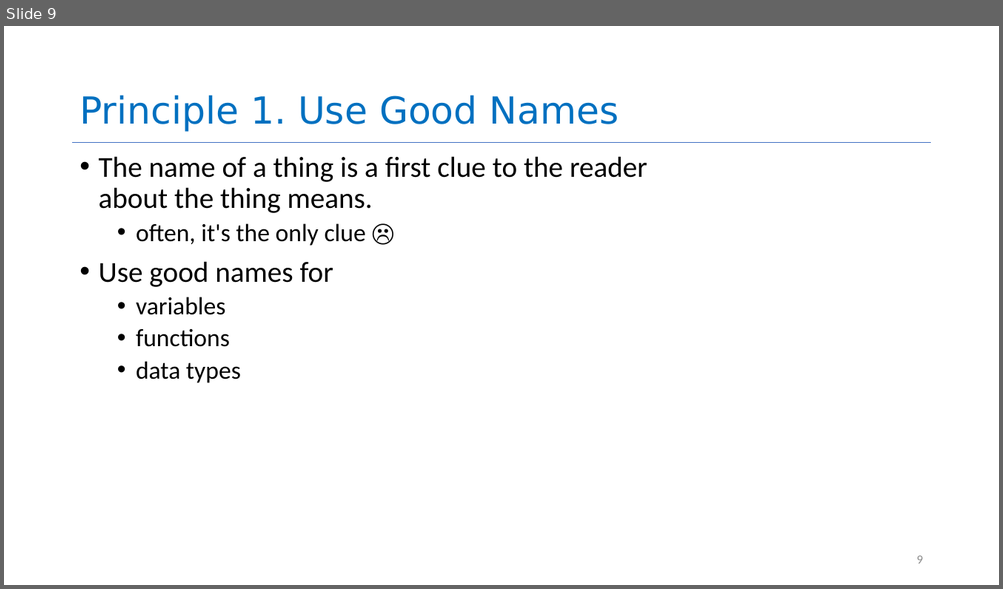
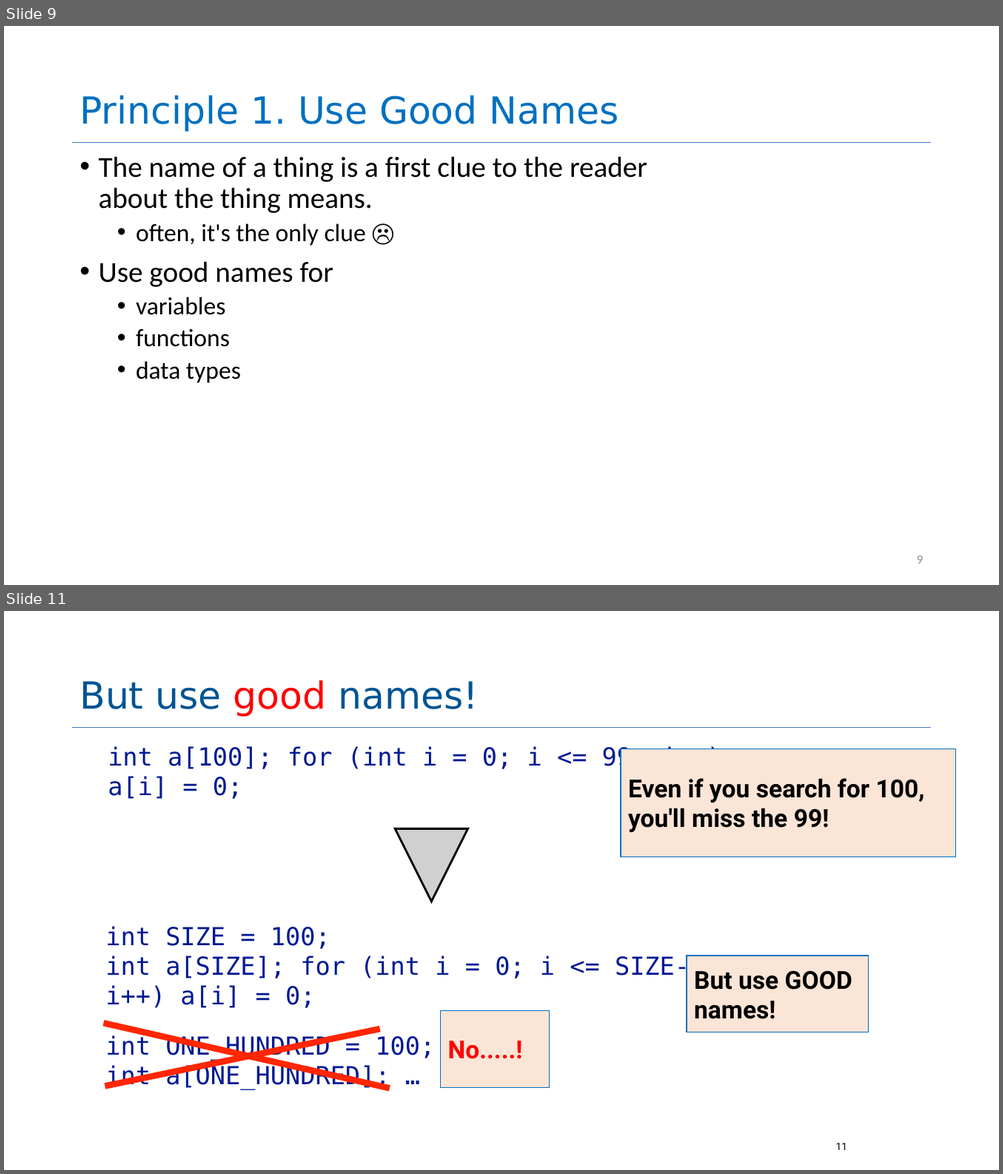
Before and after one commit to neu-se/CS4530-CS5500-Spring-2021, a slide deck: Slides/Lesson 1.2 General Program Design Principles.pptx. Shown one above the other, each under a label of ours: slide 9 before the commit, slides 9 and 11 after it; the slides between them are not shown. The pictures are 1003x589 and 1003x1174 pixels, drawn with LibreOffice and Linux fonts; fonts in the diff are those of the drawing; grey boxes stand for pictures. Boxes give left, top, right and bottom in pixels: in the first picture for what was removed or moved away, otherwise in the second. Text is boxed around its words. In the diff, an @@ line names an element or a change of style, - is before the commit and + after.

```diff
--- a/Slides/Lesson 1.2 General Program Design Principles.pptx
+++ b/Slides/Lesson 1.2 General Program Design Principles.pptx
@@ slide 11 added at <box>4,611,999,1170</box>, background #FFFFFF; not listed: 1 template element that a slide beside it also shows @@
@@ title added at <box>79,680,478,717</box>, 36 pt, text #005493 @@
+But use good names!
@@ text added at <box>108,745,647,799</box>, 24 pt, text #011993 @@
+int a[100]; for (int i = 0; i <= 99; i++) a[i] = 0;
@@ rectangle added at <box>620,749,956,857</box>, fill #FBE5D6, outline #0070C0 1 pt, 24 pt, text #000000, bold @@
+Even if you search for 100, you'll miss the 99!
@@ picture added at <box>395,829,468,902</box> @@
@@ text added at <box>105,926,720,1008</box>, 24 pt, text #011993 @@
+int SIZE = 100;
+int a[SIZE]; for (int i = 0; i <= SIZE-1; i++) a[i] = 0;
@@ rectangle added at <box>687,956,869,1033</box>, fill #FBE5D6, outline #0070C0 1 pt, 24 pt, text #000000, bold @@
+But use GOOD names!
@@ line added from (103, 1024) to (390, 1088), #FF2600 6 pt @@
@@ line added from (105, 1086) to (380, 1030), #FF2600 6 pt @@
@@ rectangle added at <box>441,1011,549,1088</box>, fill #FBE5D6, outline #0070C0 1 pt, 24 pt, text #FF0000, bold @@
+No.....!
@@ text added at <box>105,1034,435,1090</box>, 24 pt, text #011993 @@
+int ONE_HUNDRED = 100;
+int a[ONE_HUNDRED]; …
@@ page number added at <box>836,1143,847,1150</box>, 9.8 pt, text #000000 @@
+11
```
Also in this commit, not shown: 7 slides changed, 7 other slides added, 2 other files.
